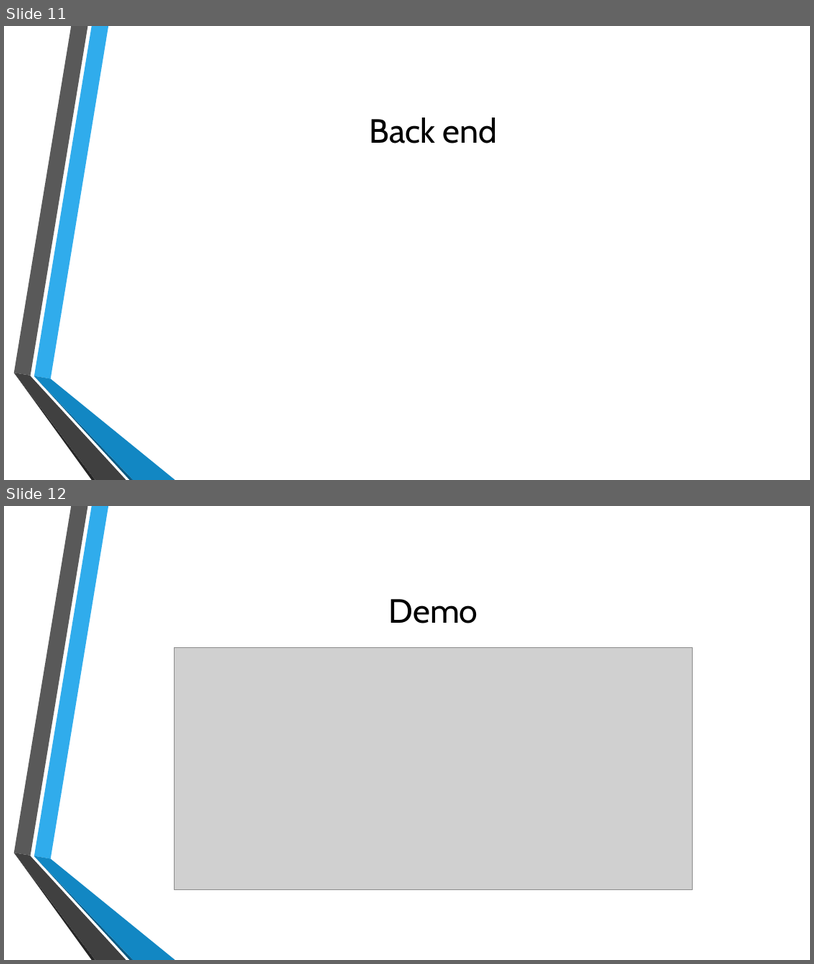
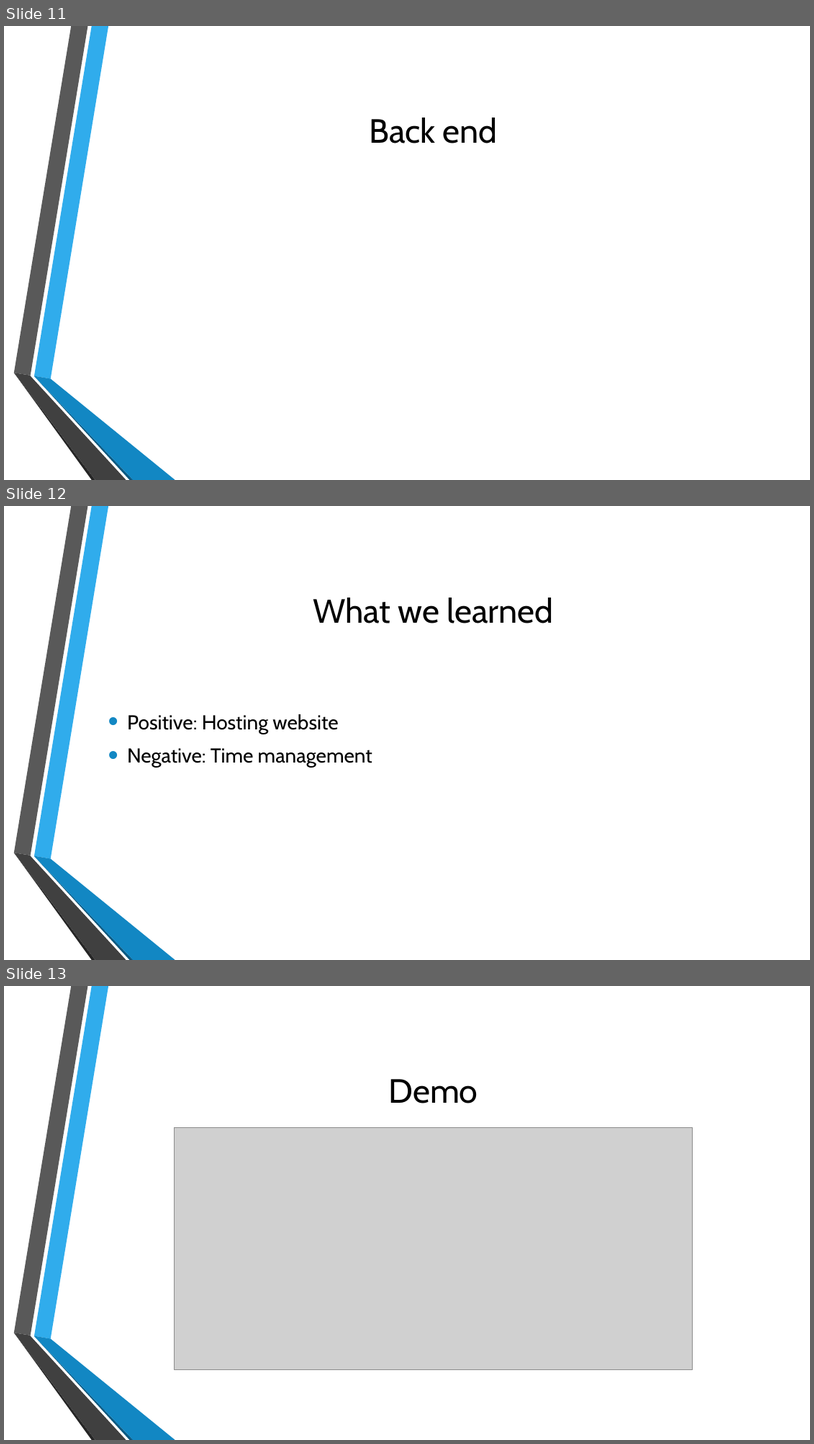
Before and after one commit to mslav/comp-307-project, a slide deck: Online Meeting Planner.pptx. Shown one above the other, each under a label of ours: slides 11 and 12 before the commit, slides 11, 12 and 13 after it. The pictures are 814x964 and 814x1444 pixels, drawn with LibreOffice and Linux fonts; fonts in the diff are those of the drawing; grey boxes stand for pictures; background and template pictures are left out. Boxes give left, top, right and bottom in pixels: in the first picture for what was removed or moved away, otherwise in the second. Text is boxed around its words. In the diff, an @@ line names an element or a change of style, - is before the commit and + after.

Commit message:
Update PPT

```diff
--- a/Online Meeting Planner.pptx
+++ b/Online Meeting Planner.pptx
@@ slide 12 added at (x1=4, y1=506, x2=810, y2=960), background picture (left out); not listed: 6 template elements that a slide beside it also shows @@
@@ title added at (x1=313, y1=597, x2=554, y2=623), 40 pt, text #000000 @@
+What we learned
@@ text added at (x1=127, y1=714, x2=373, y2=767), 24 pt, text #000000 @@
+• Positive: Hosting website
+• Negative: Time management
@@ what was slide 12 is now slide 13 @@
```
